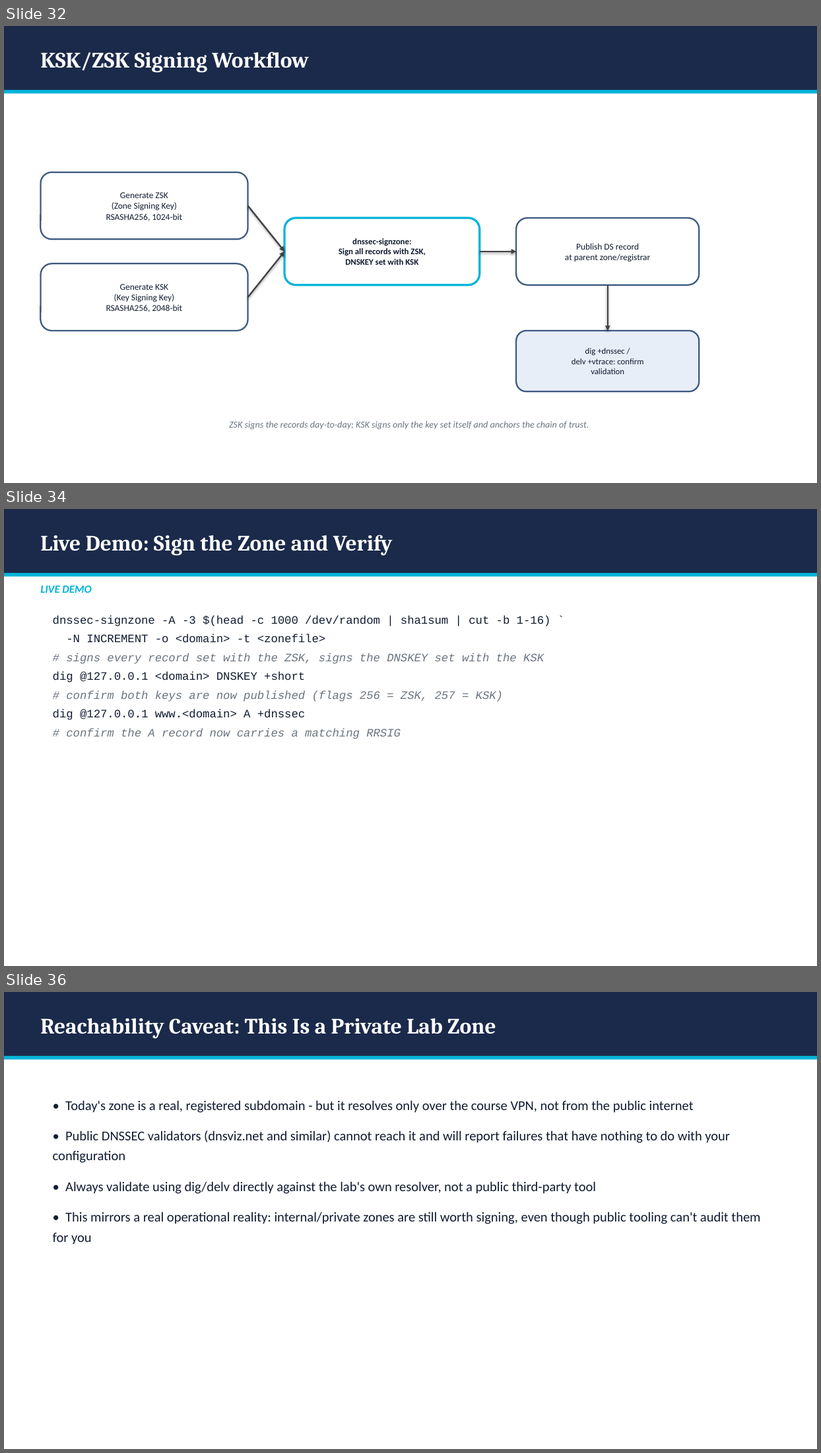
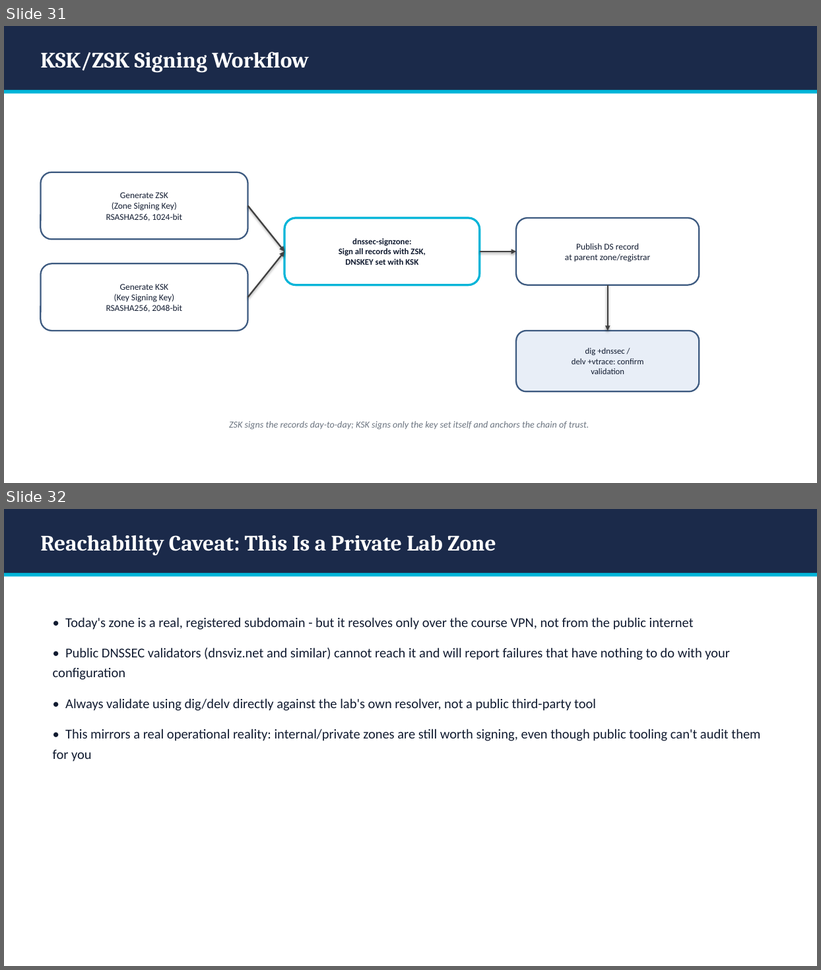
Before and after one commit to BYU-CYBER-444/byu-cyber-444.github.io, a slide deck: lectures/CYBER444_Week04_Windows_Hardening_and_email_security.pptx. Shown one above the other, each under a label of ours: slides 32, 34 and 36 before the commit, slides 31 and 32 after it; the slides between them are not shown. The pictures are 821x1453 and 821x970 pixels, drawn with LibreOffice and Linux fonts; fonts in the diff are those of the drawing. Boxes give left, top, right and bottom in pixels: in the first picture for what was removed or moved away, otherwise in the second. Text is boxed around its words. In the diff, an @@ line names an element or a change of style, - is before the commit and + after.

```diff
--- a/lectures/CYBER444_Week04_Windows_Hardening_and_email_security.pptx
+++ b/lectures/CYBER444_Week04_Windows_Hardening_and_email_security.pptx
@@ slide 34 removed at box(4, 509, 817, 966), background #FFFFFF @@
@@ rectangle removed at box(4, 509, 817, 573) @@
@@ text removed at box(40, 535, 393, 556) @@
-Live Demo: Sign the Zone and Verify
@@ rectangle removed at box(4, 573, 817, 577) @@
@@ text removed at box(40, 586, 91, 593) @@
-LIVE DEMO
@@ text removed at box(53, 616, 551, 739) @@
-dnssec-signzone -A -3 $(head -c 1000 /dev/random | sha1sum | cut -b 1-16) `
--N INCREMENT -o <domain> -t <zonefile>
-# signs every record set with the ZSK, signs the DNSKEY set with the KSK
-dig @127.0.0.1 <domain> DNSKEY +short
-# confirm both keys are now published (flags 256 = ZSK, 257 = KSK)
-dig @127.0.0.1 www.<domain> A +dnssec
-# confirm the A record now carries a matching RRSIG
@@ what was slide 32 is now slide 31 @@
@@ what was slide 36 is now slide 32 @@
```
Also in this commit, not shown: 3 slides changed, 8 other slides removed.
